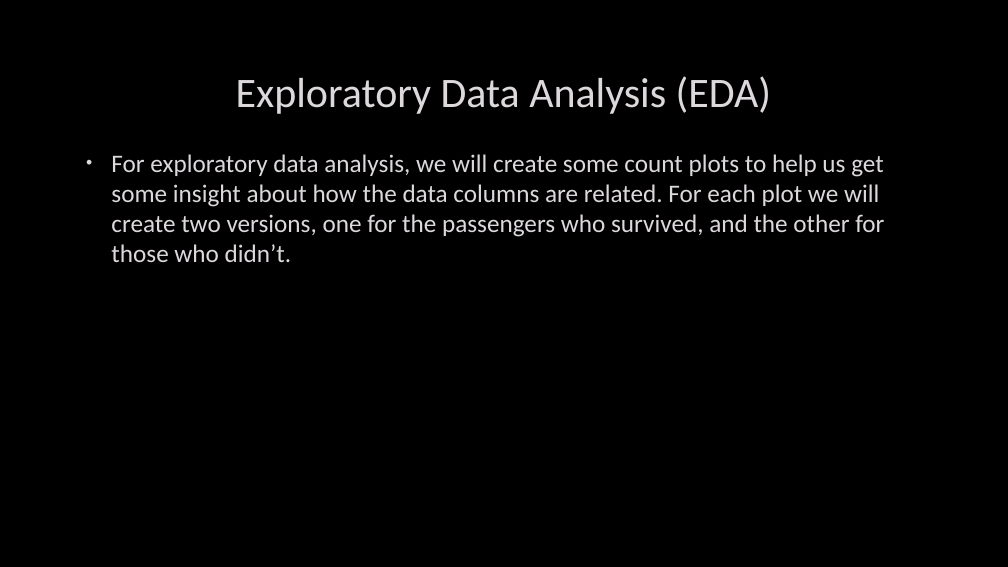
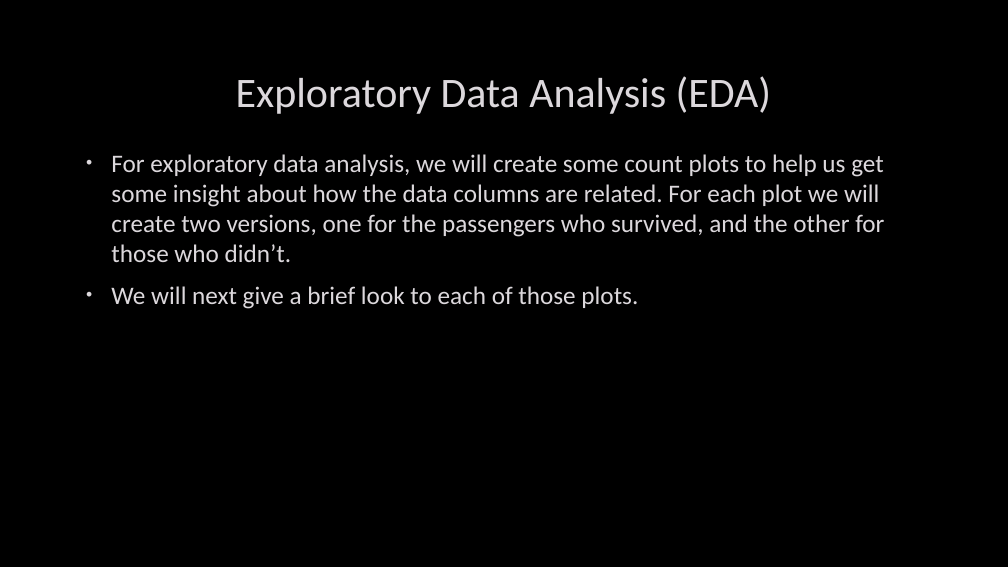
Before and after one commit to Moaaz-Mahmoud/Third-Year-Electrical-Testing-3A, a slide deck: slide 10 of class-3-data_analysis/titanic/presentation.pptx. Drawn at 1008x567 pixels with LibreOffice and Linux fonts; fonts in the diff are those of the drawing; background and template pictures are left out. Boxes give left, top, right and bottom in pixels: in the first picture for what was removed or moved away, otherwise in the second. Text is boxed around its words. In the diff, an @@ line names an element or a change of style, - is before the commit and + after.

```diff
--- a/class-3-data_analysis/titanic/presentation.pptx
+++ b/class-3-data_analysis/titanic/presentation.pptx
@@ text at (111,286,638,309): paragraph added @@
+• We will next give a brief look to each of those plots.
```
Also in this commit, not shown: 1 other slide changed, 9 slides added, 1 other file.
